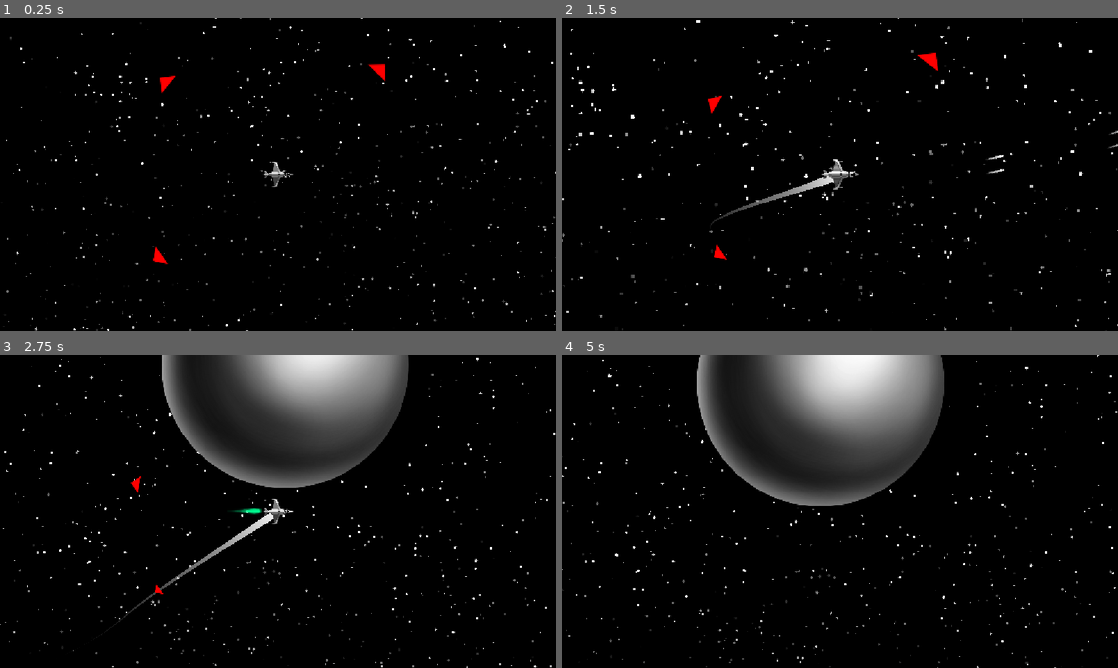
Above: before the commit, frames 1-4 (two rows, left to right).
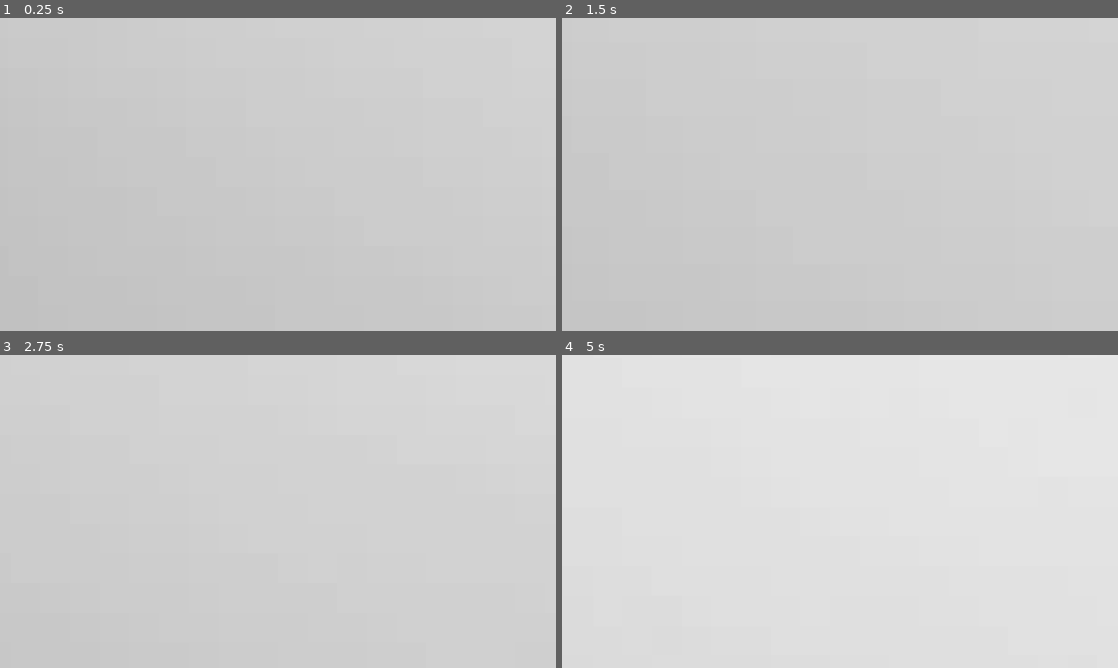
Above: after the commit, the same moments.

Repository: Proof-by-Combat/orbit-simulation
Game: Godot game, scene res://levels/space.tscn
Same seed, same stepped clock (60 frames per second), same inputs: the game is played once before the commit and once after it.
Inputs (mouse positions are in pixels of both pictures, inside the frame that each line leads up to):
- Up to frame 1 (0.25 s): no input
- Up to frame 2 (1.5 s): move the mouse to (962, 158) at 0.52 s; press the mouse at (962, 158) at 0.53 s; hold D (move_right) 0.53-1.28 s; move the mouse to (728, 190) at 1.27 s; release the mouse at (728, 190) at 1.28 s; hold Shift (brake) from 1.28 s (still down); tap Mouse wheel up (zoom_in) at 1.35 s
- Up to frame 3 (2.75 s): move the mouse to (333, 442) at 2.02 s; release Shift (brake) at 2.03 s; hold D (move_right) from 2.03 s (still down); tap Mouse wheel down (zoom_out) at 2.1 s
- Up to frame 4 (5 s): move the mouse to (812, 574) at 2.77 s; release D (move_right) at 2.78 s; hold W (move_up) 2.78-3.53 s; click (812, 574) at 2.85 s; move the mouse to (1006, 558) at 3.52 s; hold A (move_left) from 3.53 s (still down); tap Mouse wheel up (zoom_in) at 3.6 s; move the mouse to (673, 464) at 4.27 s; tap Mouse wheel down (zoom_out) at 4.35 s

The runs differ from the first frame. In frame 1, 100% of the frame differs, in the area x 0-100%, y 0-100%; in frame 2, 100%; in frame 3, 99%; in frame 4, 99%.

Commit message:
Added export for mass radius and density. Editing one will edit the others for a planet. Planet not currently scaling correctly

Diff:
--- a/scenes/attractor/attractor.gd
+++ b/scenes/attractor/attractor.gd
@@ -3,10 +3,23 @@
 class_name Attractor
 
 
-@export var density: float = 10
-var radius: float = 10
-var mass: float = 0
+
+@export var density: float = 0:
+	set = _set_density
+@export var radius: float = 1:
+	set = _set_radius
+@export var mass: float = 0:
+	set = _set_mass
 
 
 func _ready() -> void:
 	Simulation.attractors.append(self)
+
+func _set_density(value: float):
+	density = value
+
+func _set_mass(value: float):
+	mass = value
+
+func _set_radius(value: float):
+	radius = value
--- a/scenes/planet/planet.gd
+++ b/scenes/planet/planet.gd
@@ -8,23 +8,52 @@
 	set(value):
 		_texture = value
 		if Engine.is_editor_hint():
+			if !is_node_ready():
+				await ready
 			_sprite.texture = value
 
 @export_group("Planet Data", "data_")
 @export var data_planet_name: String = "PlaceHolder"
 
 @onready var _sprite: Sprite2D = $"Sprite2D"
+@onready var _collision: Area2D = $"HitZone"
 
 
 @warning_ignore("unused_private_class_variable")
 @onready var _on_screen_notif: VisibleOnScreenNotifier2D = $"OnScreen"
 
 var path: PathFollow2D = null
-
+var _guard: bool = false
 const POINTS_IN_PATH: int = 1000
 
-func set_mass():
+func _set_mass(value: float):
+	super(value)
+	if _guard:
+		return
+	_guard = true
+	density = mass / ((4.0 / 3.0) * radius * radius * radius * PI)
+	_guard = false
+
+func _set_density(value: float):
+	super(value)
+	if _guard:
+		return
+	_guard = true
 	mass = (4.0 / 3.0) * radius * radius * radius * PI * density
+	_guard = false
+
+func _set_radius(value: float):
+	super(value)
+	if _guard:
+		return
+	_guard = true
+	mass = (4.0 / 3.0) * radius * radius * radius * PI * density
+	scale = Vector2(radius, radius)
+	for child in get_children():
+		if child is Planet or child is VisibleOnScreenEnabler2D or child is Path2D:
+			child.scale = Vector2(1 / radius, 1 / radius)
+
+	_guard = false
 
 func _ready() -> void:
 	if Engine.is_editor_hint():
@@ -37,8 +66,6 @@
 			_sprite.texture = _texture
 		var spriteWidth: float = _sprite.get_rect().size.x
 		radius = scale.x * spriteWidth / 2
-
-		set_mass()
 
 func _process(delta: float) -> void:
 	if not Engine.is_editor_hint():
@@ -71,7 +98,6 @@
 
 	var interval: float = 2 * PI / num_of_points
 	var curr_angle: float = 0
-	#var center: Vector2 = Vector2.ZERO
 	var distance: float = position.length()
 
 	var circle_point: Vector2
--- a/scenes/planet/planet.tscn
+++ b/scenes/planet/planet.tscn
@@ -11,6 +11,7 @@
 collision_layer = 2
 collision_mask = 0
 script = ExtResource("1_q7o7h")
+_texture = ExtResource("2_q7o7h")
 
 [node name="Sprite2D" type="Sprite2D" parent="." unique_id=61423078]
 texture = ExtResource("2_q7o7h")
